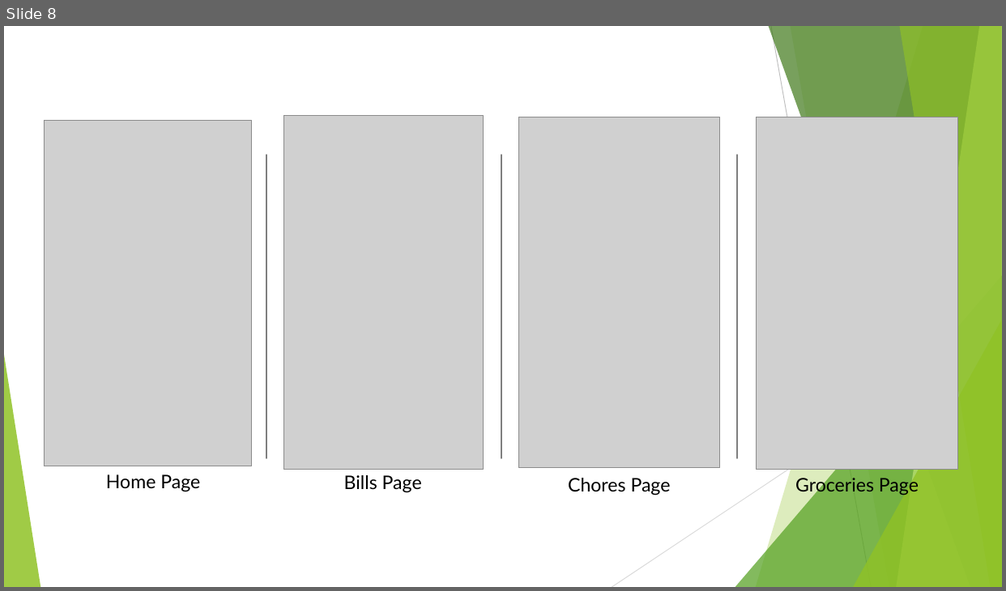
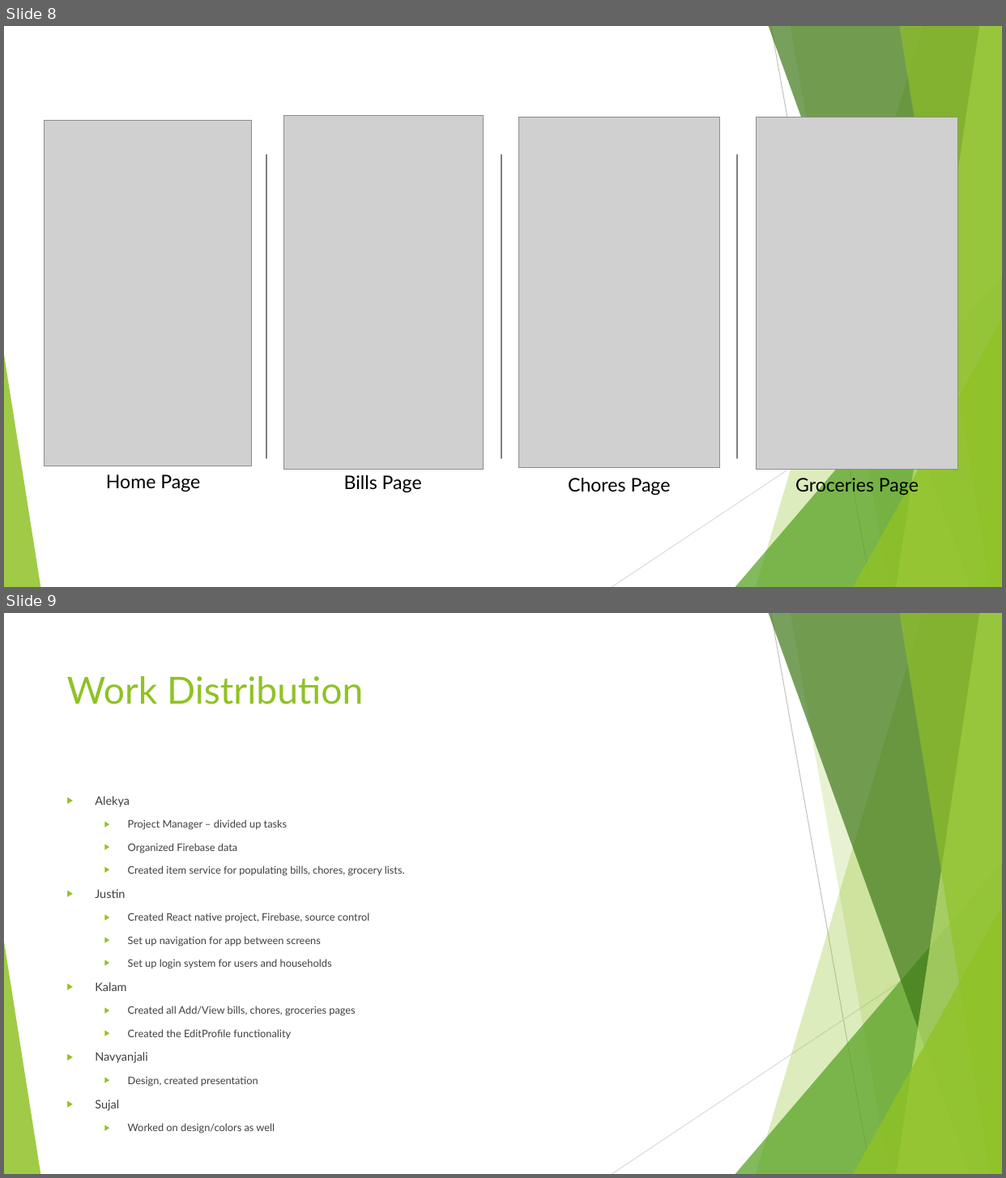
Before and after one commit to Justin5197/roommate-reminders-react-native, a slide deck: RoommateReminderPpt.pptx. Shown one above the other, each under a label of ours: slide 8 before the commit, slides 8 and 9 after it. The pictures are 1006x591 and 1006x1178 pixels, drawn with LibreOffice and Linux fonts; fonts in the diff are those of the drawing; grey boxes stand for pictures. Boxes give left, top, right and bottom in pixels: in the first picture for what was removed or moved away, otherwise in the second. Text is boxed around its words. In the diff, an @@ line names an element or a change of style, - is before the commit and + after.

```diff
--- a/RoommateReminderPpt.pptx
+++ b/RoommateReminderPpt.pptx
@@ slide 9 added at [4, 613, 1002, 1174], background #FFFFFF; not listed: 10 template elements that a slide beside it also shows @@
@@ title added at [67, 676, 363, 705], 36 pt, text #90C226 @@
+Work Distribution
@@ text added at [95, 796, 405, 1111], 10 pt, text #404040 @@
+▶ Alekya
+  ▶ Project Manager – divided up tasks
+  ▶ Organized Firebase data
+  ▶ Created item service for populating bills, chores, grocery lists.
+▶ Justin
+  ▶ Created React native project, Firebase, source control
+  ▶ Set up navigation for app between screens
+  ▶ Set up login system for users and households
+▶ Kalam
+  ▶ Created all Add/View bills, chores, groceries pages
+  ▶ Created the EditProfile functionality
+▶ Navyanjali
+  ▶ Design, created presentation
+▶ Sujal
+  ▶ Worked on design/colors as well
```
Also in this commit, not shown: 1 slide changed.
